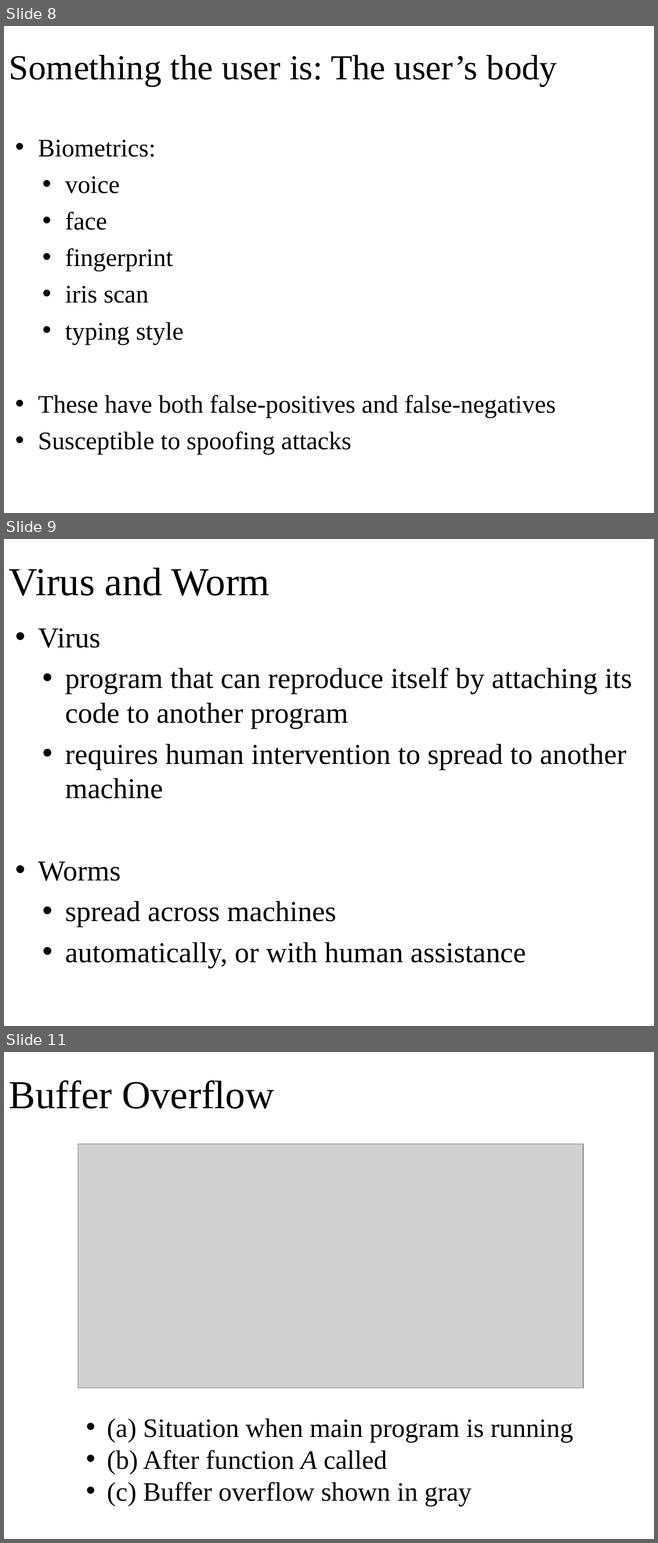
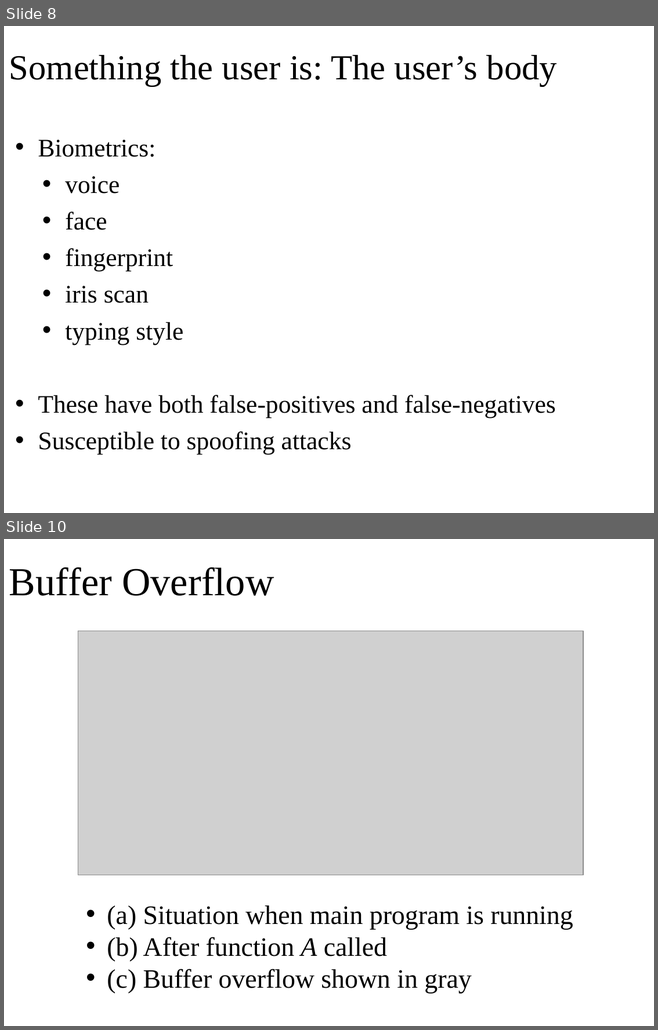
Before and after one commit to oscourse/oscourse.github.io, a slide deck: slides/security.pptx. Shown one above the other, each under a label of ours: slides 8, 9 and 11 before the commit, slides 8 and 10 after it; the slides between them are not shown. The pictures are 658x1543 and 658x1030 pixels, drawn with LibreOffice and Linux fonts; fonts in the diff are those of the drawing; grey boxes stand for pictures. Boxes give left, top, right and bottom in pixels: in the first picture for what was removed or moved away, otherwise in the second. Text is boxed around its words. In the diff, an @@ line names an element or a change of style, - is before the commit and + after.

```diff
--- a/slides/security.pptx
+++ b/slides/security.pptx
@@ slide 9 removed at (4, 539, 654, 1026), background #FFFFFF @@
@@ title removed at (9, 567, 270, 596) @@
-Virus and Worm
@@ text removed at (38, 628, 632, 968) @@
-• Virus
-  • program that can reproduce itself by attaching its code to another program
-  • requires human intervention to spread to another machine
-• Worms
-  • spread across machines
-  • automatically, or with human assistance
@@ what was slide 11 is now slide 10 @@
```
Also in this commit, not shown: 7 slides changed, 2 other slides removed, 2 other files.
